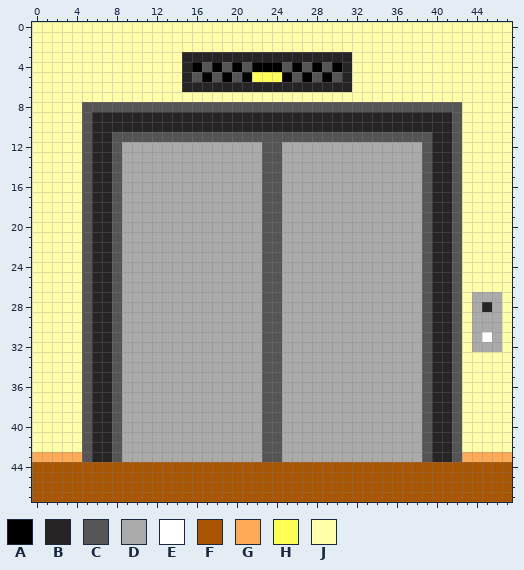
Pixel-art sprite -- assets/images/room_elevator.png. This is how it looked before the edit.
The file is 48x48 pixels.
Palette (. is transparent): A #000000  B #262424  C #555555  D #aaaaaa  E #ffffff  F #aa5500  G #ffaa55  H #ffff55  J #ffffaa
Now the later version:
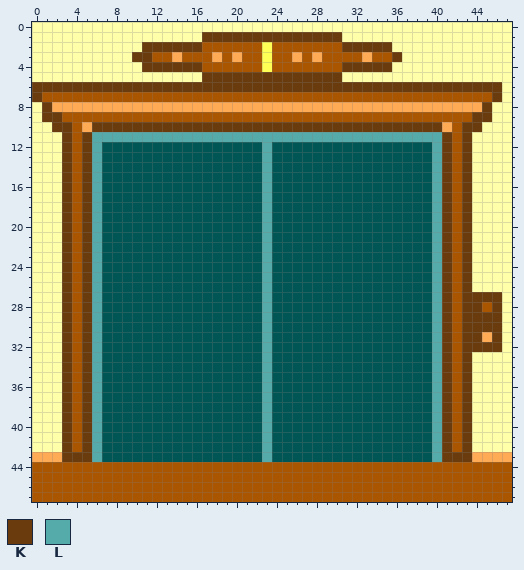
Colours new in this view: K #6a3b0c  L #55aaaa
Diff:
colour D: #aaaaaa -> #005555
y 1: x 17..30 JJJJJJJJJJJJJJ -> KKKKKKKKKKKKKK
y 2: x 11..35 JJJJJJJJJJJJJJJJJJJJJJJJJ -> KKKKKKFFFFFFHFFFFFFFKKKKK
y 3: x 10..36 JJJJJBBBBBBBBBBBBBBBBBJJJJJ -> KKFFGFFFGFGFFHFFGFGFFFFGFFK
y 4: x 11..35 JJJJBACACACAAACACACABJJJJ -> KKKKKKFFFFFFHFFFFFFFKKKKK
y 5: x 15..31 BCACACAHHHACACACB -> JJKKKKKKKKKKKKKKJ
y 6: x 0..46 JJJJJJJJJJJJJJJBBBBBBBBBBBBBBBBBJJJJJJJJJJJJJJJ -> KKKKKKKKKKKKKKKKKKKKKKKKKKKKKKKKKKKKKKKKKKKKKKK
y 7: x 0..46 JJJJJJJJJJJJJJJJJJJJJJJJJJJJJJJJJJJJJJJJJJJJJJJ -> KFFFFFFFFFFFFFFFFFFFFFFFFFFFFFFFFFFFFFFFFFFFFFK
y 8: x 1..45 JJJJCCCCCCCCCCCCCCCCCCCCCCCCCCCCCCCCCCCCCCJJJ -> KGGGGGGGGGGGGGGGGGGGGGGGGGGGGGGGGGGGGGGGGGGGK
y 9: x 1..45 JJJJCBBBBBBBBBBBBBBBBBBBBBBBBBBBBBBBBBBBBCJJJ -> KKFFFFFFFFFFFFFFFFFFFFFFFFFFFFFFFFFFFFFFFFFKK
y 10: x 2..44 JJJCBBBBBBBBBBBBBBBBBBBBBBBBBBBBBBBBBBBBCJJ -> KKFGKKKKKKKKKKKKKKKKKKKKKKKKKKKKKKKKKKKGFKK
y 11: x 3..43 JJCBBCCCCCCCCCCCCCCCCCCCCCCCCCCCCCCCCBBCJ -> KFKLLLLLLLLLLLLLLLLLLLLLLLLLLLLLLLLLLLKFK
y 12..26: x 3..8 JJCBBC -> KFKLDD; x 23..24 CC -> LD; x 39..43 CBBCJ -> DLKFK
y 27: x 3..8 JJCBBC -> KFKLDD; x 23..24 CC -> LD; x 39..46 CBBCJDDD -> DLKFKKKK
y 28: x 3..8 JJCBBC -> KFKLDD; x 23..24 CC -> LD; x 39..46 CBBCJDBD -> DLKFKKFK
y 29..30: x 3..8 JJCBBC -> KFKLDD; x 23..24 CC -> LD; x 39..46 CBBCJDDD -> DLKFKKKK
y 31: x 3..8 JJCBBC -> KFKLDD; x 23..24 CC -> LD; x 39..46 CBBCJDED -> DLKFKKGK
y 32: x 3..8 JJCBBC -> KFKLDD; x 23..24 CC -> LD; x 39..46 CBBCJDDD -> DLKFKKKK
y 33..42: x 3..8 JJCBBC -> KFKLDD; x 23..24 CC -> LD; x 39..43 CBBCJ -> DLKFK
y 43: x 3..8 GGCBBC -> KKKLDD; x 23..24 CC -> LD; x 39..43 CBBCG -> DLKKK
Boxes around the changes in both pictures, in picture pixels (x1, y1, x2, y2):
changed: (32, 32, 502, 462)
